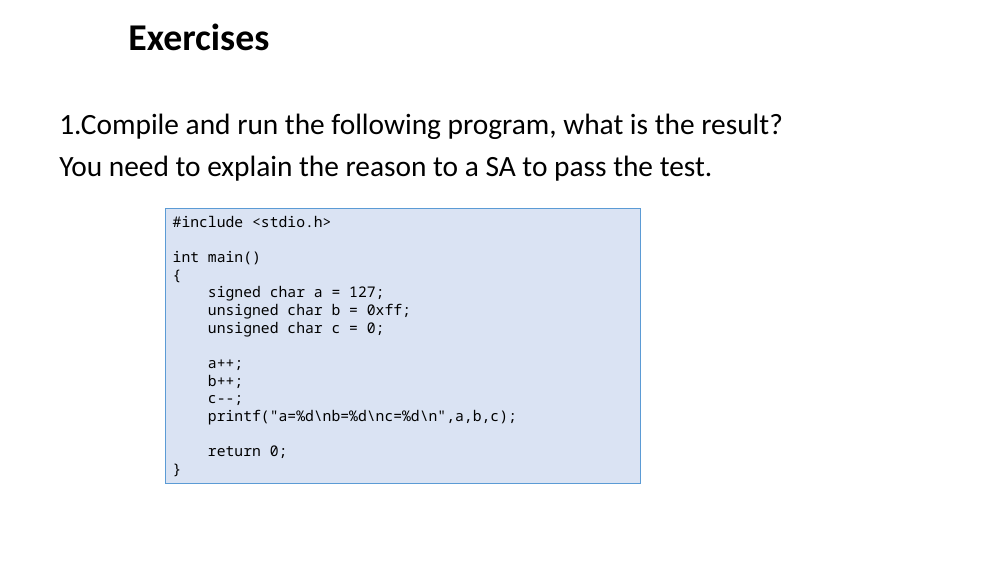
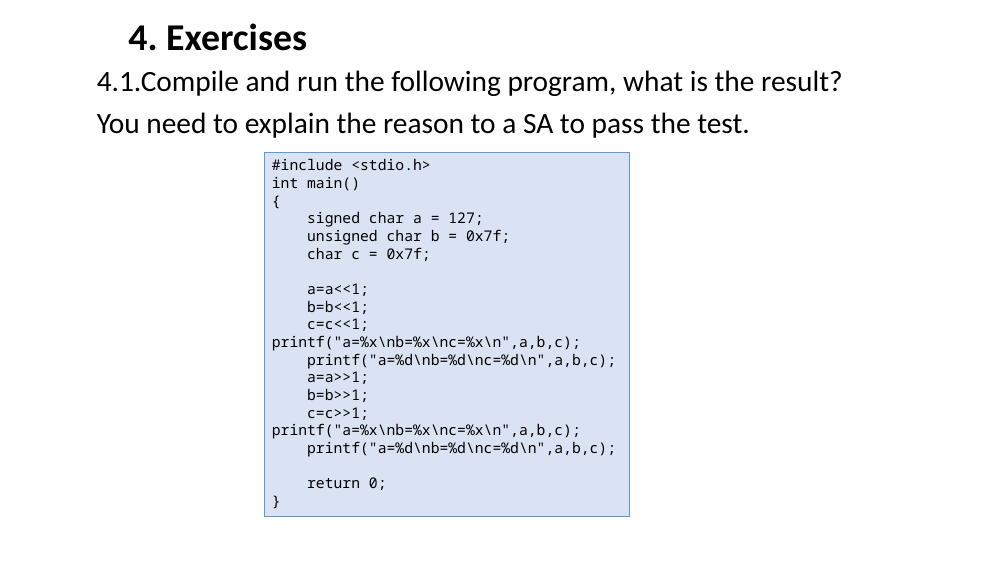
Before and after one commit to ShiqiYu/CPP, a slide deck: slide 22 of week02/Lab02.pptx (slide 11 before the commit). Drawn at 1008x567 pixels with LibreOffice and Linux fonts; fonts in the diff are those of the drawing; background and template pictures are left out. Boxes give left, top, right and bottom in pixels: in the first picture for what was removed or moved away, otherwise in the second. Text is boxed around its words. In the diff, an @@ line names an element or a change of style, - is before the commit and + after.

```diff
--- a/week02/Lab02.pptx
+++ b/week02/Lab02.pptx
@@ text at (128, 23, 307, 51): text changed @@
-Exercises
+4. Exercises
@@ text "4.1.Compile and run the following ...": place and size @@
-text "4.1.Compile and run the following ..." at (59, 113, 783, 181)
+text "4.1.Compile and run the following ..." at (97, 70, 843, 138)
@@ text at (97, 70, 843, 96): text changed @@
-1.Compile and run the following program, what is the result?
+4.1.Compile and run the following program, what is the result?
@@ rectangle "#include <stdio.h>": place and size @@
-rectangle "#include <stdio.h>" at (166, 209, 641, 484)
+rectangle "#include <stdio.h>" at (265, 153, 630, 516)
@@ text in rectangle at (272, 229, 616, 439): text changed @@
-unsigned char b = 0xff;
-unsigned char c = 0;
-a++;
-b++;
-c--;
+unsigned char b = 0x7f;
+char c = 0x7f;
+a=a<<1;
+b=b<<1;
+c=c<<1; printf("a=%x\nb=%x\nc=%x\n",a,b,c);
+printf("a=%d\nb=%d\nc=%d\n",a,b,c);
+a=a>>1;
+b=b>>1;
+c=c>>1;
+printf("a=%x\nb=%x\nc=%x\n",a,b,c);
```
Also in this commit, not shown: 11 other slides changed, 11 slides added, 3 other files.
